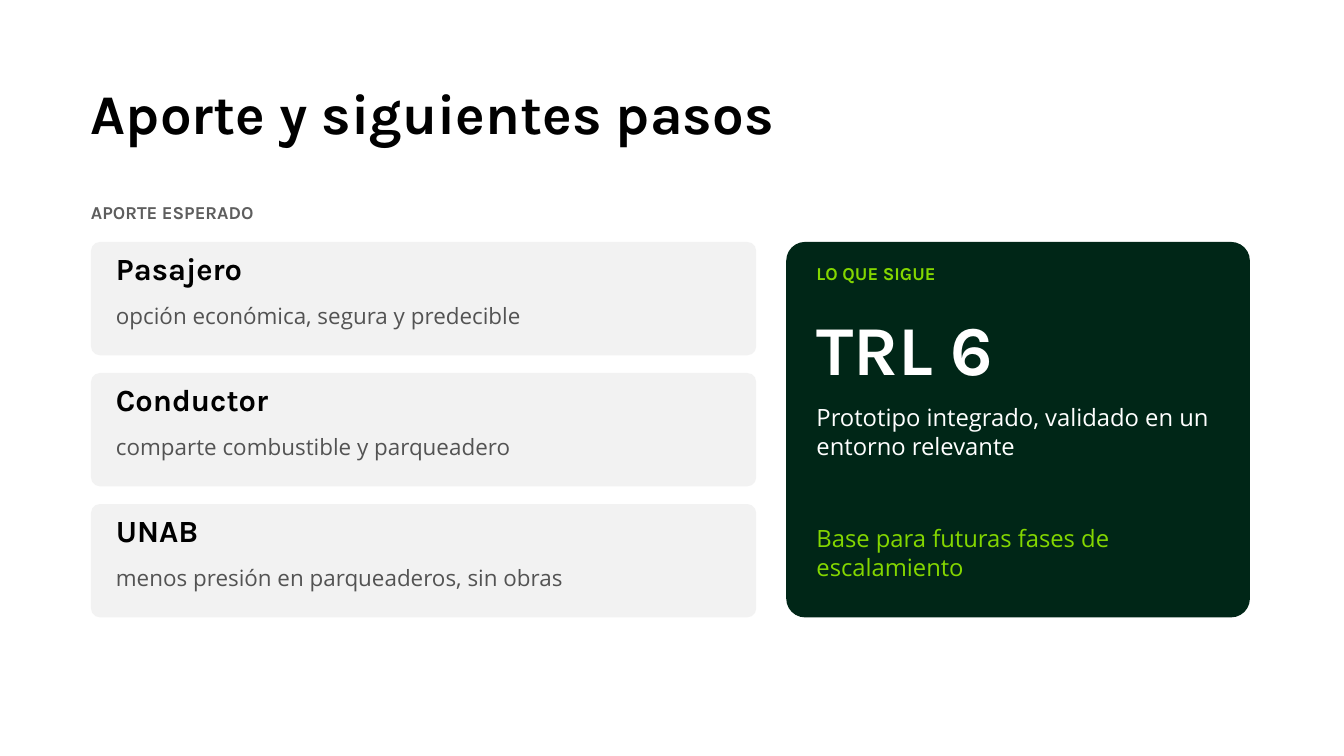
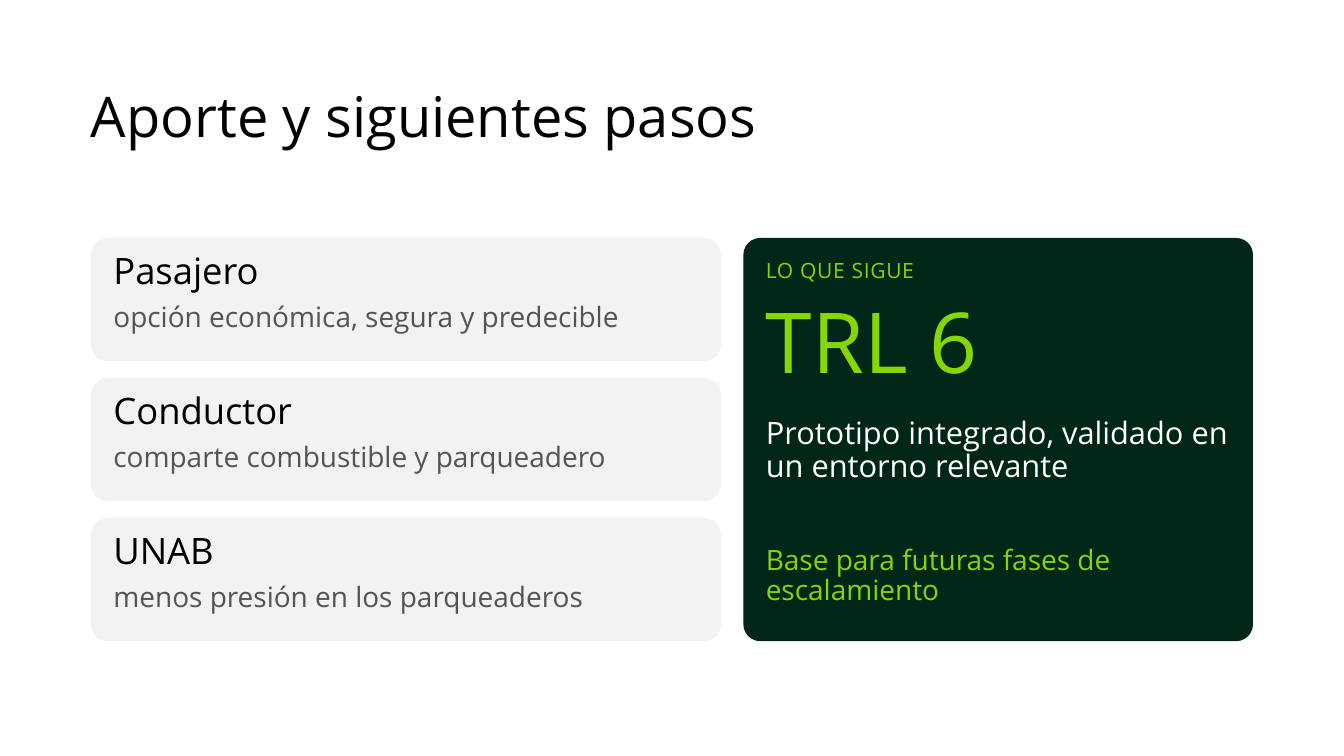
Before and after one commit to Santiago-Serrano2004/UniWheels, a slide deck: slide 13 of tesis/presentacion/UniWheels_Semana_Ingenieria_2026.pptx. Drawn at 1344x756 pixels with LibreOffice and Linux fonts; fonts in the diff are those of the drawing; background and template pictures are left out. Boxes give left, top, right and bottom in pixels: in the first picture for what was removed or moved away, otherwise in the second. Text is boxed around its words. In the diff, an @@ line names an element or a change of style, - is before the commit and + after.

```diff
--- a/tesis/presentacion/UniWheels_Semana_Ingenieria_2026.pptx
+++ b/tesis/presentacion/UniWheels_Semana_Ingenieria_2026.pptx
@@ text "Aporte y siguientes pasos" at [91, 96, 757, 151]: font Karla to Open Sans, bold off; line spacing 1 to 0.9 @@
@@ text removed at [91, 207, 254, 219] @@
-APORTE ESPERADO
@@ rounded rectangle: place and size @@
-rounded rectangle at [91, 242, 756, 355]
+rounded rectangle at [91, 238, 721, 361]
@@ rounded rectangle: place and size @@
-rounded rectangle at [786, 242, 1250, 617]
+rounded rectangle at [743, 238, 1253, 641]
@@ text "LO QUE SIGUE": place and size @@
-text "LO QUE SIGUE" at [816, 268, 936, 283]
+text "LO QUE SIGUE" at [766, 263, 914, 282]
@@ text "LO QUE SIGUE" at [766, 263, 914, 282]: size 26 to 30 pt, font Karla to Open Sans, letter spacing 0 to 1 pt, bold off; line spacing 1 to 0.9 @@
@@ text "opción económica, segura y predecible" at [113, 305, 619, 334]: size 32 to 40 pt; line spacing 1 to 0.9 @@
@@ text "TRL 6": place and size @@
-text "TRL 6" at [816, 328, 993, 376]
+text "TRL 6" at [766, 312, 977, 374]
@@ text "TRL 6" at [766, 312, 977, 374]: size 100 to 120 pt, font Karla to Open Sans, text colour #FFFFFF to #84D700, bold off; line spacing 1 to 0.9; vertical alignment middle to top @@
@@ rounded rectangle: place and size @@
-rounded rectangle at [91, 373, 756, 486]
+rounded rectangle at [91, 378, 721, 501]
@@ text "Prototipo integrado, validado en un ...": place and size @@
-text "Prototipo integrado, validado en un ..." at [816, 408, 1208, 456]
+text "Prototipo integrado, validado en un ..." at [766, 420, 1228, 478]
@@ text "Prototipo integrado, validado en un ..." at [766, 420, 1228, 478]: size 34 to 44 pt; line spacing 1 to 0.9 @@
@@ text "comparte combustible y parqueadero" at [113, 445, 606, 474]: size 32 to 40 pt; line spacing 1 to 0.9 @@
@@ text "comparte combustible y parqueadero": place and size @@
-text "comparte combustible y parqueadero" at [116, 438, 510, 461]
+text "comparte combustible y parqueadero" at [113, 445, 606, 474]
@@ proportions changed in 4 elements at [91, 238, 721, 361], [91, 378, 721, 501], [743, 238, 1253, 641], [91, 518, 721, 641] @@
@@ rounded rectangle: place and size @@
-rounded rectangle at [91, 504, 756, 617]
+rounded rectangle at [91, 518, 721, 641]
@@ size 44 to 52 pt, font Karla to Open Sans, bold off; line spacing 1 to 0.9 in 3 elements at [113, 257, 258, 293], [113, 396, 292, 425], [113, 538, 213, 565] @@
@@ text "UNAB": place and size @@
-text "UNAB" at [116, 522, 199, 543]
+text "UNAB" at [113, 538, 213, 565]
@@ text "Base para futuras fases de ...": place and size @@
-text "Base para futuras fases de ..." at [816, 529, 1109, 576]
+text "Base para futuras fases de ..." at [766, 548, 1110, 601]
@@ text "Base para futuras fases de ..." at [766, 548, 1110, 601]: size 34 to 40 pt; line spacing 1 to 0.9 @@
@@ text at [113, 585, 583, 614]: text changed; size 32 to 40 pt @@
-menos presión en parqueaderos, sin obras
+menos presión en los parqueaderos
```
Also in this commit, not shown: 13 other slides changed, 4 slides added, 4 slides removed, 19 other files.
